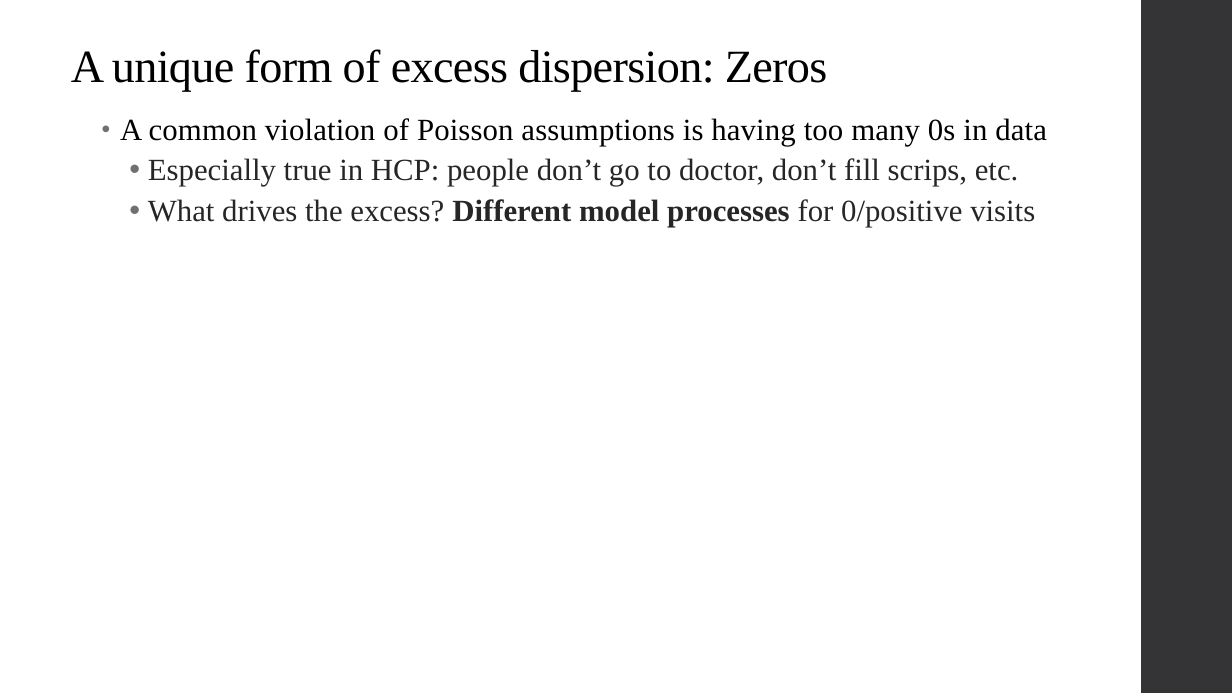
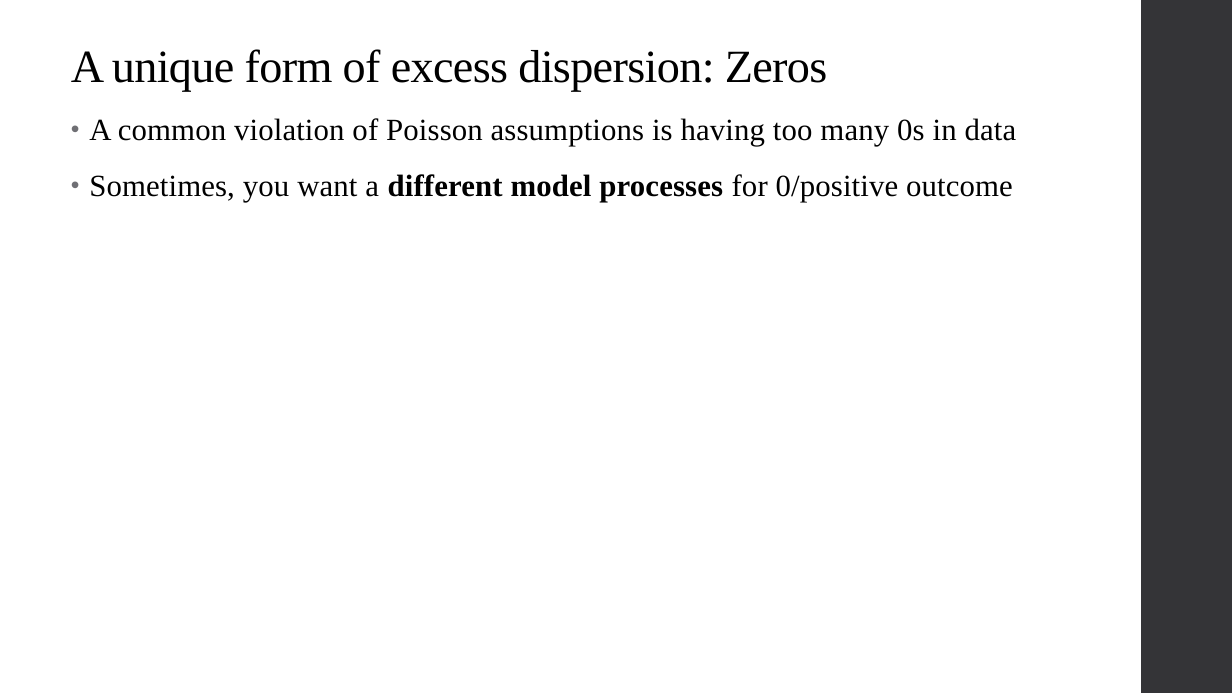
Before and after one commit to qiufei/fork-HAD5744, a slide deck: slide 27 of Lecture08_OtherNonlinearModels/Lecture8_NonlinearModels_2022F.pptx (slide 20 before the commit). Drawn at 1232x693 pixels with LibreOffice and Linux fonts; fonts in the diff are those of the drawing. Boxes give left, top, right and bottom in pixels: in the first picture for what was removed or moved away, otherwise in the second. Text is boxed around its words. In the diff, an @@ line names an element or a change of style, - is before the commit and + after.

```diff
--- a/Lecture08_OtherNonlinearModels/Lecture8_NonlinearModels_2022F.pptx
+++ b/Lecture08_OtherNonlinearModels/Lecture8_NonlinearModels_2022F.pptx
@@ text "A common violation of Poisson ...": place and size @@
-text "A common violation of Poisson ..." at <box>120,118,1047,227</box>
+text "A common violation of Poisson ..." at <box>89,118,1017,202</box>
@@ text at <box>89,174,1013,202</box>: text changed; text colour #262626 to #000000 @@
-  • Especially true in HCP: people don’t go to doctor, don’t fill scrips, etc.
-  • What drives the excess? Different model processes for 0/positive visits
+• Sometimes, you want a different model processes for 0/positive outcome
```
Also in this commit, not shown: 5 other slides changed, 34 slides added, 1 slide removed, 2 other files.
